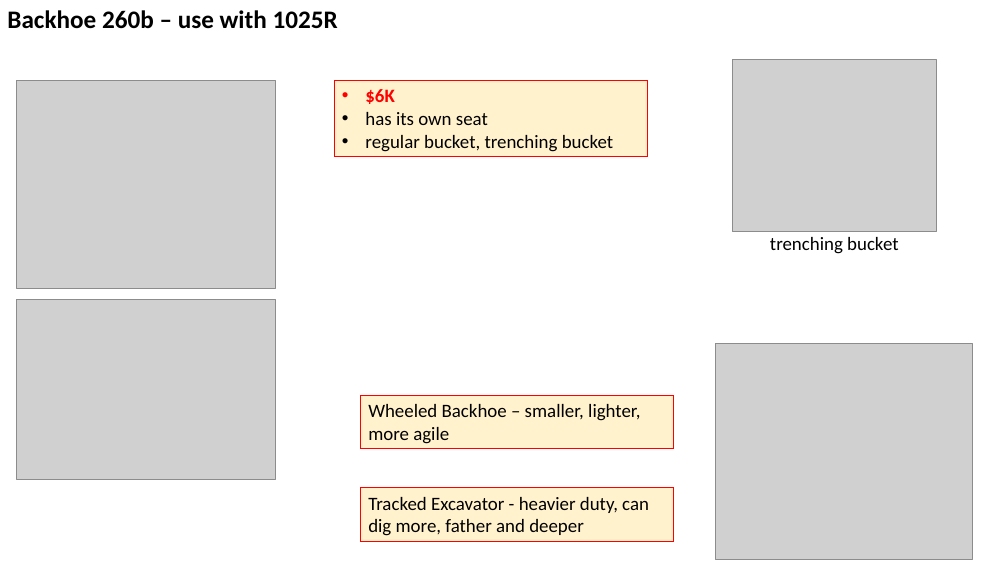
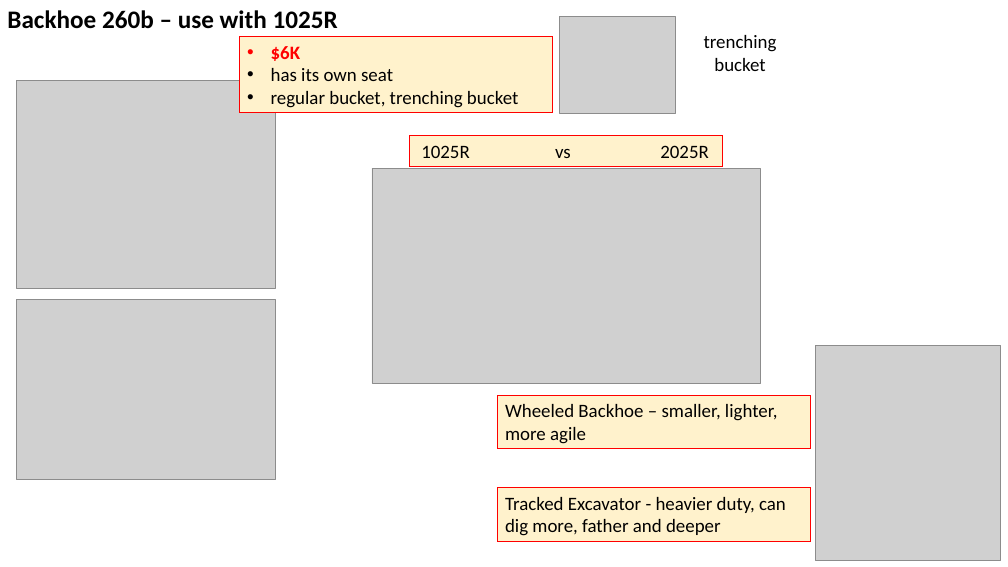
Before and after one commit to lselector/misc_farm, a slide deck: slide 2 of tractor_jd_1025r.pptx. Drawn at 1008x567 pixels with LibreOffice and Linux fonts; fonts in the diff are those of the drawing; grey boxes stand for pictures. Boxes give left, top, right and bottom in pixels: in the first picture for what was removed or moved away, otherwise in the second. Text is boxed around its words. In the diff, an @@ line names an element or a change of style, - is before the commit and + after.

```diff
--- a/tractor_jd_1025r.pptx
+++ b/tractor_jd_1025r.pptx
@@ picture added at (560, 17, 675, 113) @@
@@ text "trenching bucket" rewrapped from (770, 237, 898, 254) to (704, 35, 777, 71) @@
@@ rectangle "$6K": place and size @@
-rectangle "$6K" at (334, 80, 647, 157)
+rectangle "$6K" at (240, 36, 553, 113)
@@ picture removed at (733, 60, 937, 231) @@
@@ rectangle added at (410, 135, 723, 166), fill #FFF2CC, outline #FF0000 0.75 pt, 18 pt, text #000000 @@
+1025R vs 2025R
@@ picture added at (372, 168, 760, 383) @@
@@ picture: place and size @@
-picture at (715, 344, 972, 560)
+picture at (816, 346, 1001, 561)
@@ rectangle "Wheeled Backhoe – smaller, lighter, ...": place and size @@
-rectangle "Wheeled Backhoe – smaller, lighter, ..." at (361, 395, 674, 449)
+rectangle "Wheeled Backhoe – smaller, lighter, ..." at (498, 395, 811, 449)
@@ rectangle "Tracked Excavator - heavier duty, ...": place and size @@
-rectangle "Tracked Excavator - heavier duty, ..." at (361, 488, 674, 541)
+rectangle "Tracked Excavator - heavier duty, ..." at (498, 488, 811, 541)
```
Also in this commit, not shown: 1 other slide changed, 1 other file.
